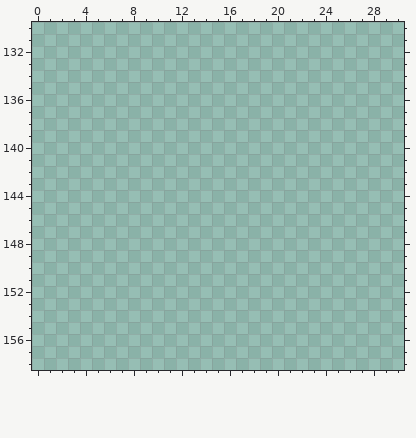
One commit to this pixel-art file: Assets/Texture/SpriteAtlas.aseprite. The first picture shows the starting point.
500x1762 pixels, 1 frame. Shown: x 0..30, y 130..158.
After the commit:
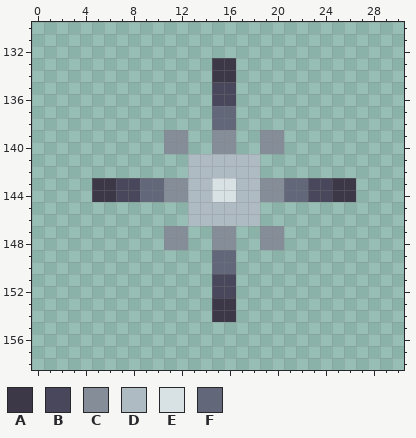
Palette (. is transparent): A #3d3847  B #48475b  C #858d99  D #afbbc3  E #d8e1e4  F #62677a
The edit:
--- layer "Lock"
@@ x 0..30 @@
 132 ...............................
-133 ...............................
-134 ...............................
-135 ...............................
-136 ...............................
-137 ...............................
-138 ...............................
-139 ...............................
-140 ...............................
-141 ...............................
-142 ...............................
-143 ...............................
-144 ...............................
-145 ...............................
-146 ...............................
-147 ...............................
-148 ...............................
-149 ...............................
-150 ...............................
-151 ...............................
-152 ...............................
-153 ...............................
-154 ...............................
+133 ...............AA..............
+134 ...............AA..............
+135 ...............BB..............
+136 ...............BB..............
+137 ...............FF..............
+138 ...............FF..............
+139 ...........CC..CC..CC..........
+140 ...........CC..CC..CC..........
+141 .............DDDDDD............
+142 .............DDDDDD............
+143 .....AABBFFCCDDEEDDCCFFBBAA....
+144 .....AABBFFCCDDEEDDCCFFBBAA....
+145 .............DDDDDD............
+146 .............DDDDDD............
+147 ...........CC..CC..CC..........
+148 ...........CC..CC..CC..........
+149 ...............FF..............
+150 ...............FF..............
+151 ...............BB..............
+152 ...............BB..............
+153 ...............AA..............
+154 ...............AA..............
 155 ...............................
